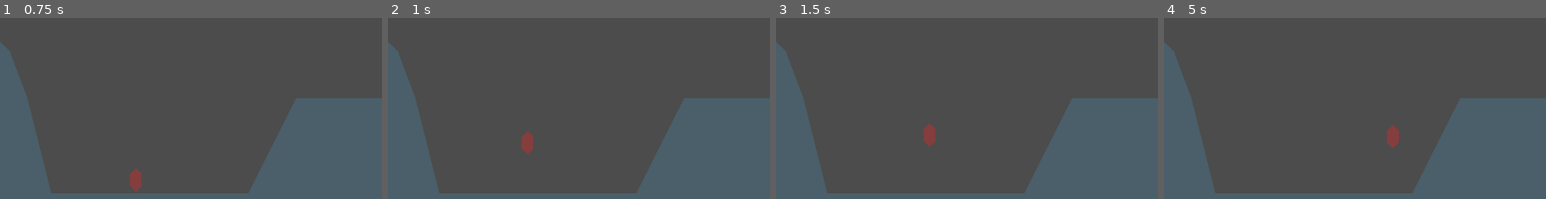
Above: before the commit, frames 1-4 (left to right).
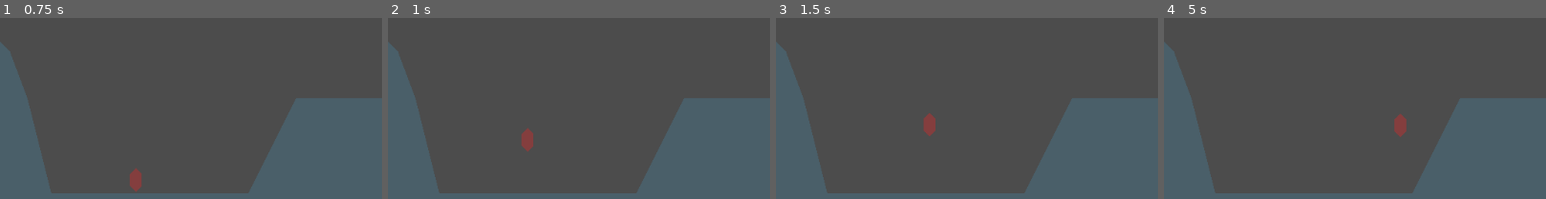
Above: after the commit, the same moments.

Repository: lokingin/Platform2D_godot
Game: Godot game, scene res://Cena2d.tscn
Same seed, same stepped clock (60 frames per second), same inputs: the game is played once before the commit and once after it. The project has no main scene, so this scene is started directly.
Inputs:
- Up to frame 1 (0.75 s): tap Enter at 0.5 s; hold D (right) from 0.53 s (still down)
- Up to frame 2 (1 s): keep holding D (right); tap Space (action_jump) at 0.77 s
- Up to frame 3 (1.5 s): tap Space (action_jump) at 1.25 s; release D (right) at 1.28 s; hold A (left) from 1.28 s (still down)
- Up to frame 4 (5 s): tap Space (action_jump) at 1.52, 3.02, 3.77, 4.25, 4.52 s; release A (left) at 2.03 s; hold D (right) 2.03-3.53 s; tap Enter at 2.75 s; hold A (left) from 3.53 s (still down)
The pictures show only the part of the screen within x 5-55%, y 50-100%; the shares and areas given below are measured in that part.

Frame 1 is identical in both runs. In frame 2, 0.1% of the frame differs, in the area x 35-38%, y 60-76%; in frame 3, 0.4%; in frame 4, 0.6%, in the area x 58-64%, y 53-73%.

Commit message:
Small changes on player script
Made a condition on Input left and right if so the player velocity stays at maximum velocity when he reaches it.
Changed Vector2.DOWN to UP so the player never stays inside the ground, also made the Y in the snap 2 instead of 20, this makes sure the char can jump. And fixed some wrong codes, forgot to add 4 (number of maximum slides), and then MAX_FLOOR_ANGLE.
Changed gravity to work only when it's not detecting ground, this fixes player to not get sticked on the ground while trying to jump.

Diff:
--- a/player.gd
+++ b/player.gd
@@ -7,8 +7,8 @@
 
 extends KinematicBody2D
 
-var VEL = 400
-var MAX_VEL = 457 #todo
+export var VEL = 75
+export var MAX_VEL = 125
 
 var MAX_FLOOR_ANGLE = 45.0
 
@@ -28,18 +28,21 @@
 	if !Input.is_action_pressed("left") and !Input.is_action_pressed("right"):
 		#these give a smooth transition when releasing the button
 		if velocity.x > 0:
-			velocity.x -= 1.0
+			velocity.x -= 2.5
 		if velocity.x < 0:
-			velocity.x += 1.0
+			velocity.x += 2.5
 
 	#the usual map input config with the direction values
-	if Input.is_action_pressed("left"):
+	#giving a simple velocity condition to halt the player so he stays near the
+	#maximum velocity
+	if Input.is_action_pressed("left") and velocity.x > -MAX_VEL:
 		velocity.x -= 1.0
-	if Input.is_action_pressed("right"):
+	if Input.is_action_pressed("right") and velocity.x < MAX_VEL:
 		velocity.x += 1.0
 
 	#normalize and multiplies by VEL var.
 	velocity.normalized().x = velocity.x * VEL
+
 
 	#the jump action, always make sure you have a raycast to detect ground
 	#collision.
@@ -48,12 +51,13 @@
 			velocity.y = JUMP
 
 	#gravity works better if is constantly aplying
-	velocity.y += GRAVITY
+	if !ground_detector.is_colliding():
+		velocity.y += GRAVITY
 
 	#always make the velocity receive the move_and_slide with itself inside,
 	#it makes the transition more smooth since it needs to calculate itself
 	#every time.
-	velocity = move_and_slide_with_snap(velocity,Vector2(0,20),Vector2.DOWN,false,
-		MAX_FLOOR_ANGLE)
+	velocity = move_and_slide_with_snap(velocity,Vector2(0,2),Vector2.UP,true,
+		4, MAX_FLOOR_ANGLE)
 
 	pass
